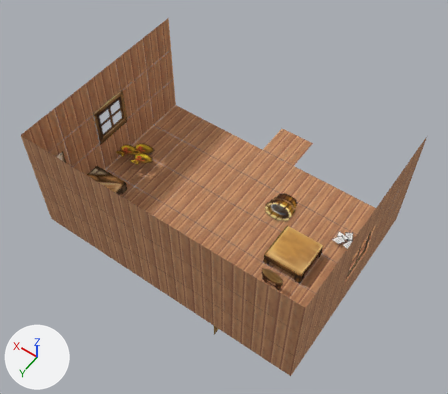
One commit to the OBJ model Assets/Arts/Scene/Home/Home0.2.obj: the scene before it, then after it.
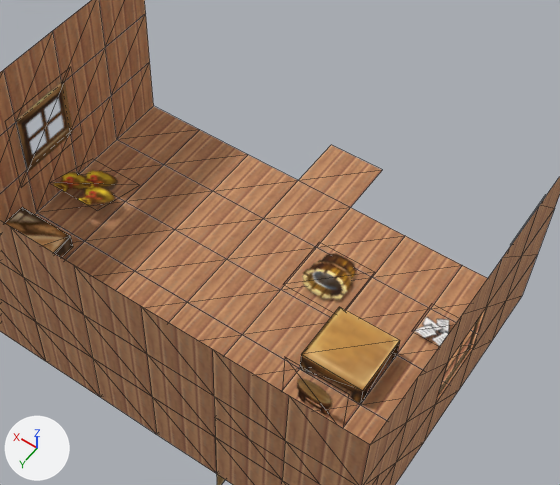
There are two pictures of each version: one whole from a camera (50 mm lens) standing at (-11.61, 15.85, 25.1) and looking at (-1.03, 1.04, 1.82), one close up on the part from 19% to 94% of the width and 11% to 84% of the height. Lighting does not change. The marker at lower left points along +X, +Y and +Z. The close-ups show mesh edges as thin lines. Where no turn or scale is listed for an object, it has been applied to the vertices. Vertices at the same position are counted once.
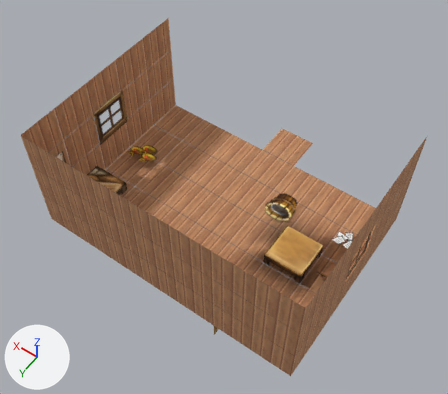
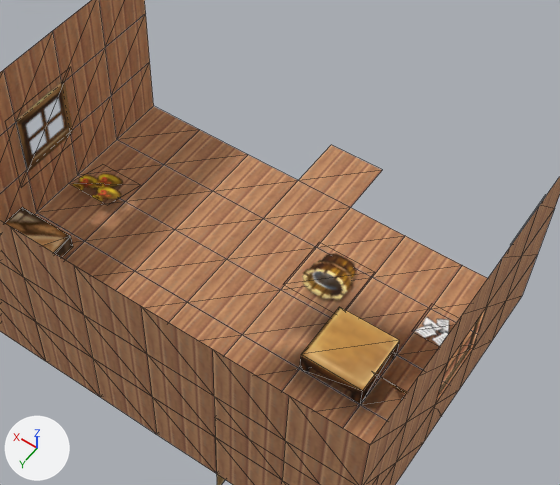
The change, as a diff of the scene's bpy script:
```diff
--- a/Assets/Arts/Scene/Home/Home0.2.obj.py
+++ b/Assets/Arts/Scene/Home/Home0.2.obj.py
@@ me_default @@
 me_default.from_pydata(...)  # 178 vertices, 222 faces; spans x -8.0..6.0, y -6.0..6.0, z -1.0..6.0
 # used by ob_default; location = (0.0, 0.0, 0.0)
 # verts and faces of me_default; kept vertices keep their numbers, new ones are numbered from 178
+# me_default part 1: the loose piece of 4 vertices spanning x 4.0..6.0, y -0.75..1.25, z 0.13..0.75 is rebuilt with 4 vertices and now spans x 4.05..5.65, y -0.85..0.75, z 0.0..0.5
+# me_default part 2: the loose piece of 4 vertices spanning x -6.0..-4.0, y 2.87, z -0.25..1.75 is deleted
+# me_default part 3
+verts[178] = (-8.0, 0.87, -0.25)  # pixel (442, 416)
+verts[179] = (-6.0, 1.62, 1.25)
+verts[180] = (-8.0, 1.62, 1.25)  # pixel (437, 409)
+verts[181] = (-6.0, 0.87, -0.25)
+faces += [(178, 179, 180), (178, 181, 179)]  # mat_7
 me_default.materials.append(mat_7)
```

Where the change shows, as pixel boxes (x1, y1, x2, y2) in the close-ups (560 x 485 px):
part 1 of me_default, rebuilt (22% narrower, 19% shorter)
    before: (54, 170, 118, 205)
    after: (73, 173, 123, 201)
part 2 of me_default, deleted (brown)
    before: (297, 379, 332, 415)
part 3 of me_default, added
    after: (389, 383, 407, 395)
